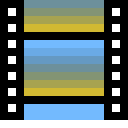
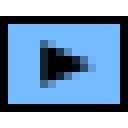
Two versions of the same layered image (128 × 128). Layer-by-layer changes:
hid "Ebene 3" over (24, 0, 104, 32)
hid "Verlaufsfüllung 1 Kopie" over (24, 48, 104, 96)
hid "Ebene 1" over (0, 0, 128, 120)
added layer "Form 2" above "Form 1" over (40, 40, 96, 88)
added layer "Ebene 5" above "Farbfüllung 1" over (8, 16, 120, 112)
painted on "Farbfüllung 1" over (8, 0, 120, 120)
